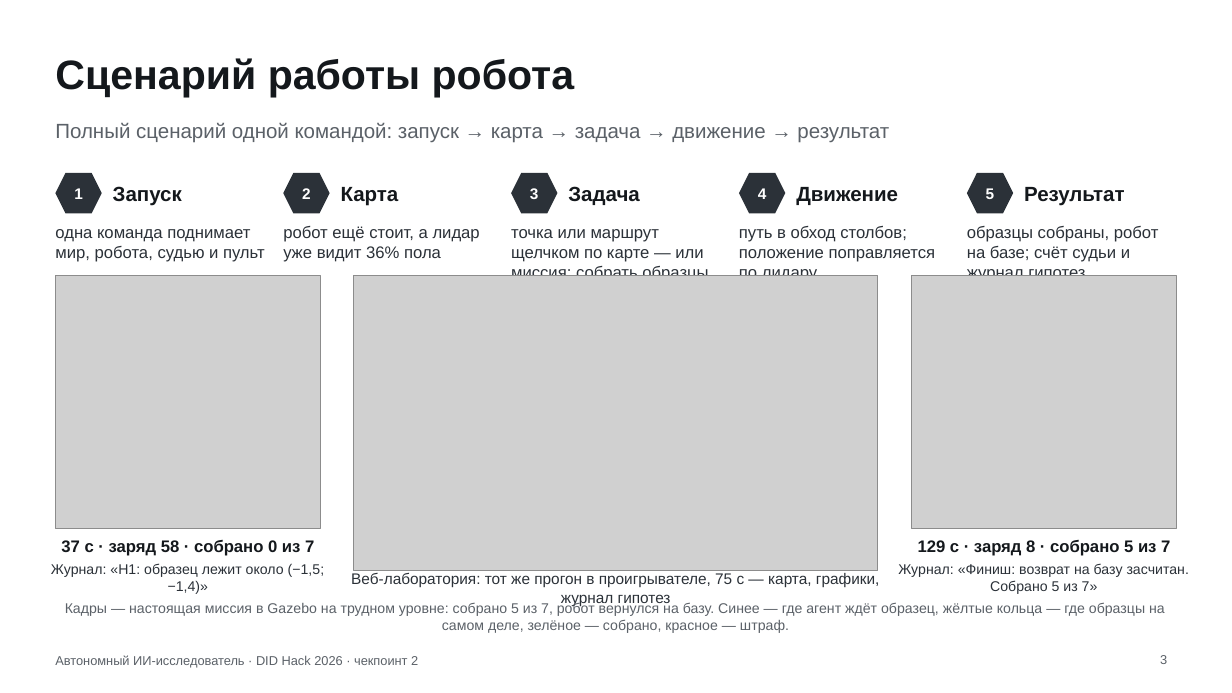
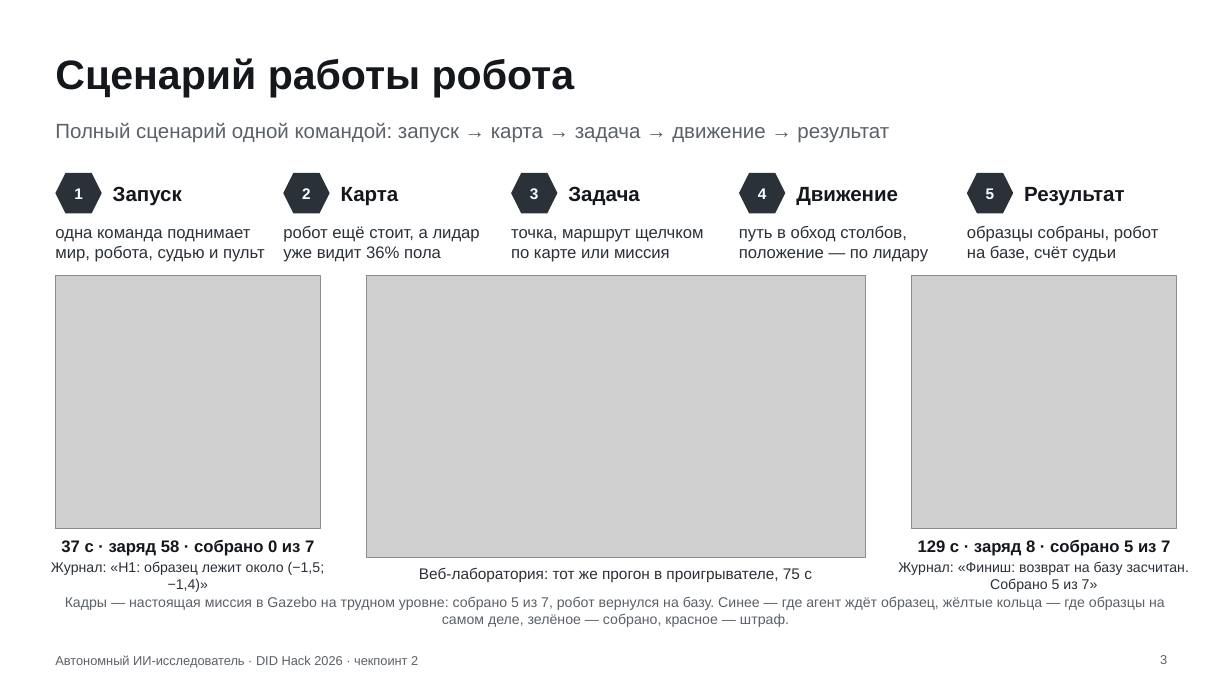
Before and after one commit to Mput13/did-hack, a slide deck: slide 3 of presentation/checkpoint2.pptx. Drawn at 1232x693 pixels with LibreOffice and Linux fonts; fonts in the diff are those of the drawing; grey boxes stand for pictures. Boxes give left, top, right and bottom in pixels: in the first picture for what was removed or moved away, otherwise in the second. Text is boxed around its words. In the diff, an @@ line names an element or a change of style, - is before the commit and + after.

```diff
--- a/presentation/checkpoint2.pptx
+++ b/presentation/checkpoint2.pptx
@@ text at (x1=511, y1=229, x2=703, y2=262): text changed @@
-точка или маршрут щелчком по карте — или миссия: собрать образцы
+точка, маршрут щелчком по карте или миссия
@@ text at (x1=739, y1=226, x2=928, y2=262): text changed @@
-путь в обход столбов; положение поправляется по лидару
+путь в обход столбов, положение — по лидару
@@ text at (x1=967, y1=226, x2=1159, y2=262): text changed @@
-образцы собраны, робот на базе; счёт судьи и журнал гипотез
+образцы собраны, робот на базе, счёт судьи
@@ picture resized from (x1=354, y1=275, x2=878, y2=571) to (x1=366, y1=275, x2=866, y2=557) @@
@@ text at (x1=419, y1=568, x2=812, y2=582): text changed @@
-Веб-лаборатория: тот же прогон в проигрывателе, 75 с — карта, графики, журнал гипотез
+Веб-лаборатория: тот же прогон в проигрывателе, 75 с
@@ text "Кадры — настоящая миссия в ..." at (x1=65, y1=596, x2=1165, y2=627): vertical alignment middle to top @@
```
Also in this commit, not shown: 5 other slides changed, 43 other files.
